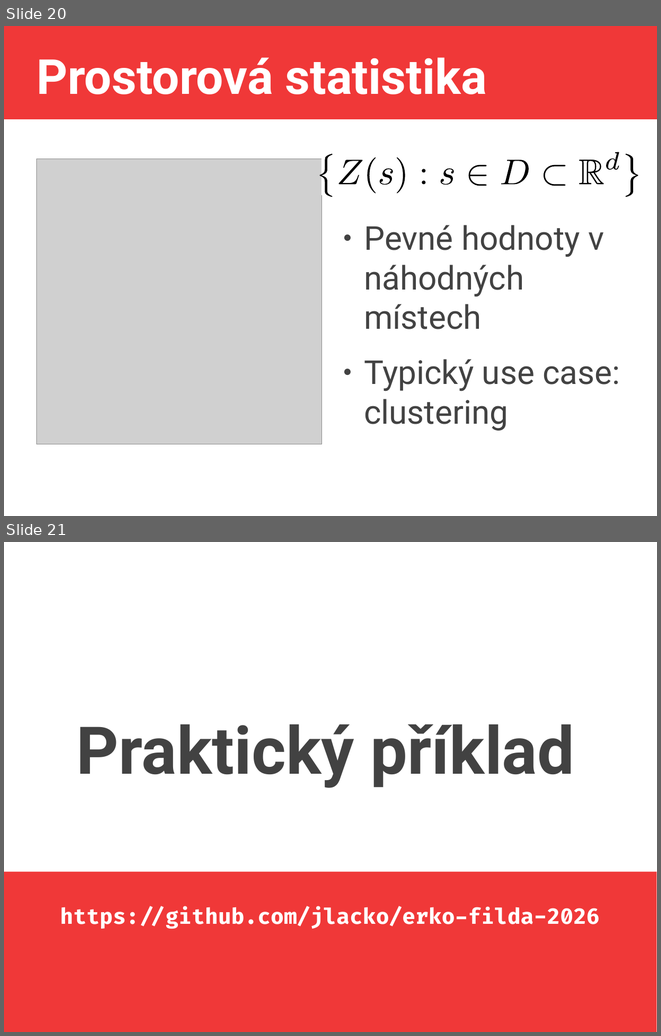
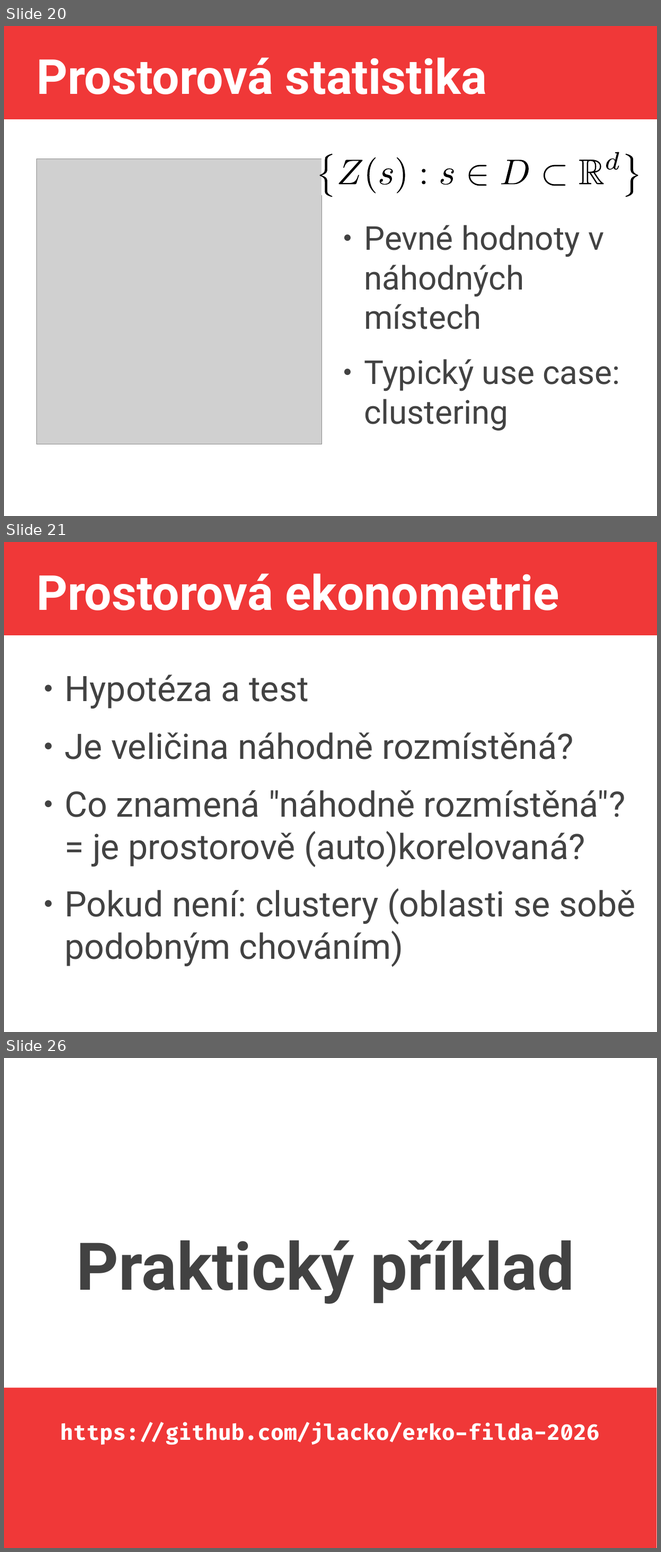
Before and after one commit to jlacko/erko-filda-2026, a slide deck: JLA-SDS-filda.odp. Shown one above the other, each under a label of ours: slides 20 and 21 before the commit, slides 20, 21 and 26 after it; the slides between them are not shown. The pictures are 661x1036 and 661x1552 pixels, drawn with LibreOffice and Linux fonts; fonts in the diff are those of the drawing; grey boxes stand for pictures. Boxes give left, top, right and bottom in pixels: in the first picture for what was removed or moved away, otherwise in the second. Text is boxed around its words. In the diff, an @@ line names an element or a change of style, - is before the commit and + after.

```diff
--- a/JLA-SDS-filda.odp
+++ b/JLA-SDS-filda.odp
@@ slide 21 added at box(4, 542, 657, 1032), background #FFFFFF; not listed: 1 template element that a slide beside it also shows @@
@@ title added at box(36, 573, 559, 610), 58.7 pt, text #FFFFFF, bold @@
+Prostorová ekonometrie
@@ text added at box(64, 674, 635, 967), 42.7 pt, text #424242 @@
+● Hypotéza a test
+● Je veličina náhodně rozmístěná?
+● Co znamená "náhodně rozmístěná"?
+  = je prostorově (auto)korelovaná?
+● Pokud není: clustery (oblasti se sobě podobným chováním)
@@ what was slide 21 is now slide 26 @@
```
Also in this commit, not shown: 2 slides changed, 4 other slides added, 1 other file.
